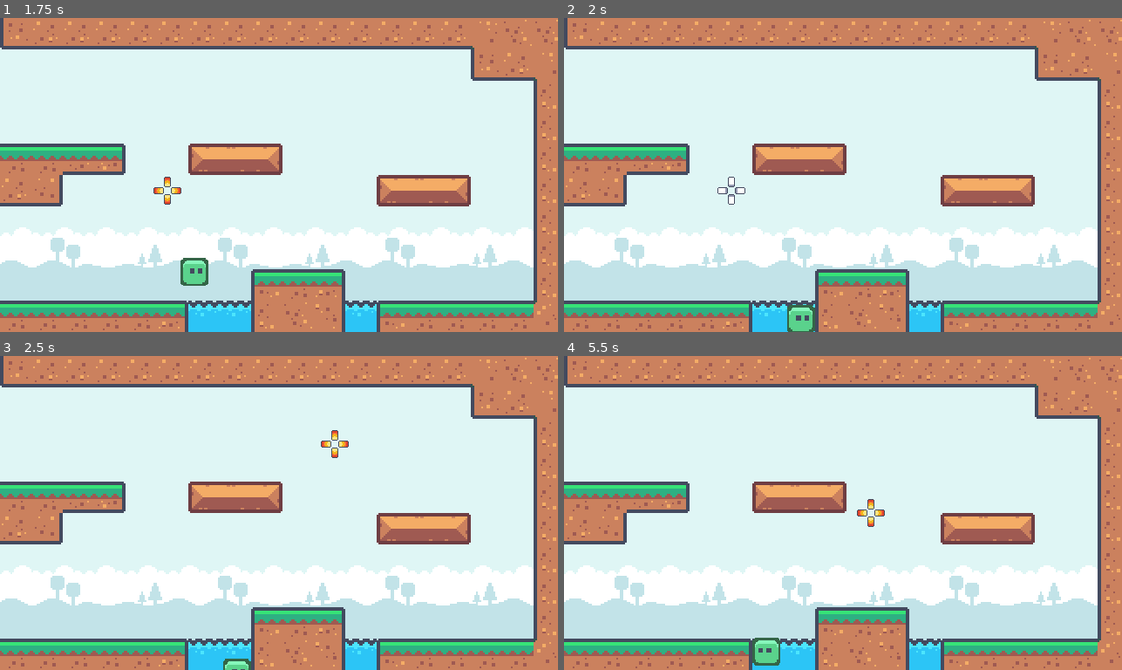
Above: before the commit, frames 1-4 (two rows, left to right).
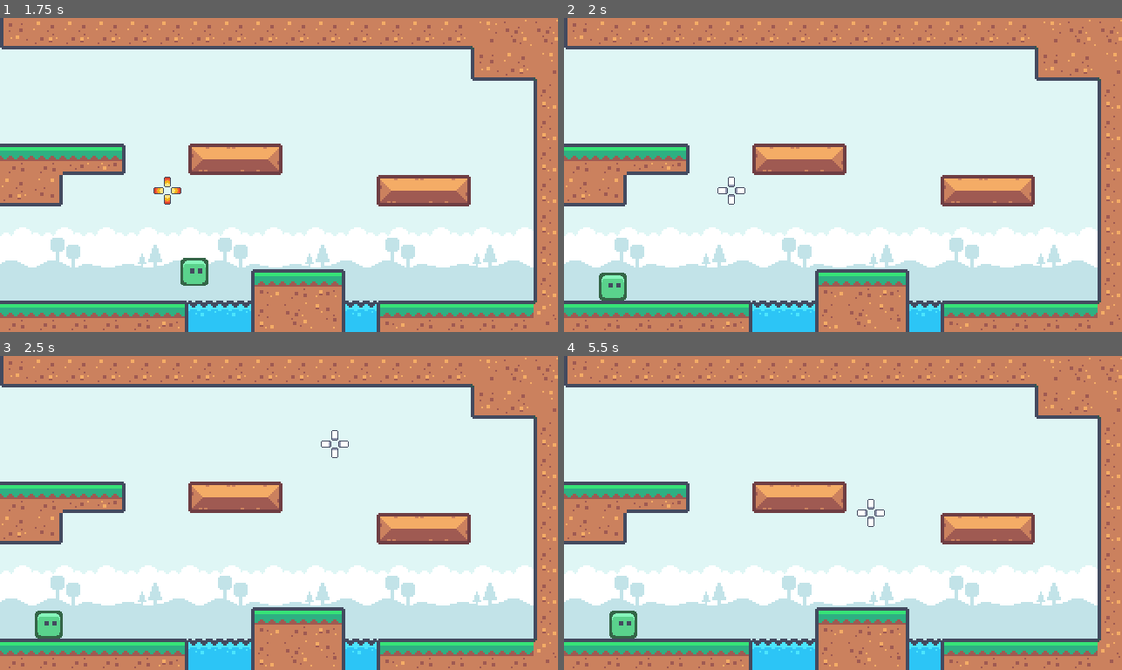
Above: after the commit, the same moments.

Repository: Gregorooooo02/Gelatinous-Jumper
Game: Godot game, scene res://World.tscn
The game is run twice, just before and just after one commit, with the same random seed, the same clock (stepped at 60 frames per second) and the same inputs.
Inputs (mouse positions are in pixels of both pictures, inside the frame that each line leads up to):
- Up to frame 1 (1.75 s): tap Enter at 0.5 s; move the mouse to (50, 149) at 0.52 s; press the mouse at (50, 149) at 0.53 s; tap Space at 1.25 s; move the mouse to (167, 190) at 1.27 s; release the mouse at (167, 190) at 1.28 s; click (167, 190) at 1.35 s
- Up to frame 2 (2 s): no input
- Up to frame 3 (2.5 s): move the mouse to (334, 443) at 2.02 s; press the mouse at (334, 443) at 2.03 s
- Up to frame 4 (5.5 s): move the mouse to (815, 575) at 2.77 s; release the mouse at (815, 575) at 2.78 s; click (815, 575) at 2.85 s; move the mouse to (1010, 560) at 3.52 s; press the mouse at (1010, 560) at 3.53 s; move the mouse to (675, 465) at 4.27 s; release the mouse at (675, 465) at 4.28 s; click (675, 465) at 4.35 s; move the mouse to (870, 513) at 5.02 s; press the mouse at (870, 513) at 5.03 s

Frame 1 is identical in both runs. In frame 2, 0.9% of the frame differs, in the area x 6-45%, y 81-100%; in frame 3, 0.7%; in frame 4, 1.0%, in the area x 8-58%, y 45-99%.

Commit message:
Created killer water and death

Diff:
--- /dev/null
+++ b/Scenes/Killing Objects/KillerWater.gd
@@ -0,0 +1,13 @@
+extends Area2D
+
+# Called when the node enters the scene tree for the first time.
+func _ready():
+	pass # Replace with function body.
+
+# Called every frame. 'delta' is the elapsed time since the previous frame.
+func _process(delta):
+	pass
+
+func _on_body_entered(body):
+	if body is Player:
+		get_tree().reload_current_scene();
--- /dev/null
+++ b/Scenes/Killing Objects/KillerWater.tscn
@@ -0,0 +1,18 @@
+[gd_scene load_steps=3 format=3 uid="uid://bum0r06ehf2yk"]
+
+[ext_resource type="Script" path="res://Scenes/Killing Objects/KillerWater.gd" id="1_1y73v"]
+[ext_resource type="Texture2D" uid="uid://bmbul56uftfw5" path="res://Textures/tilemap.png" id="2_0hbwv"]
+
+[node name="KillerWater" type="Area2D"]
+script = ExtResource("1_1y73v")
+
+[node name="Sprite2D" type="Sprite2D" parent="."]
+texture = ExtResource("2_0hbwv")
+region_enabled = true
+region_rect = Rect2(247, 38, 18, 18)
+
+[node name="CollisionPolygon2D" type="CollisionPolygon2D" parent="."]
+position = Vector2(-0.0713997, 0.160378)
+polygon = PackedVector2Array(-8.9286, -7.16038, -8.9286, 8.83962, 9.0714, 8.83962, 9.0714, -7.16038, 6.0714, -5.16038, 3.0714, -7.16038, 0.0713997, -5.16038, -2.9286, -7.16038, -5.9286, -5.16038)
+
+[connection signal="body_entered" from="." to="." method="_on_body_entered"]
--- a/Scenes/Player/Player.gd
+++ b/Scenes/Player/Player.gd
@@ -1,4 +1,5 @@
 extends CharacterBody2D;
+class_name Player;
 
 const JUMP_FORCE_MAX: int = 250;
 const JUMP_TIME_START: float = 0.1;
--- a/World.tscn
+++ b/World.tscn
@@ -1,13 +1,23 @@
-[gd_scene load_steps=3 format=3 uid="uid://fwnn56twd157"]
+[gd_scene load_steps=4 format=3 uid="uid://fwnn56twd157"]
 
 [ext_resource type="PackedScene" uid="uid://gtxqcnfsnfx0" path="res://Scenes/Player/Player.tscn" id="2"]
 [ext_resource type="PackedScene" uid="uid://c4plp2qkytvvd" path="res://Scenes/FirstLevel.tscn" id="2_asc81"]
+[ext_resource type="PackedScene" uid="uid://bum0r06ehf2yk" path="res://Scenes/Killing Objects/KillerWater.tscn" id="3_hwwk5"]
 
 [node name="World" type="Node2D"]
 
 [node name="Player" parent="." instance=ExtResource("2")]
-position = Vector2(32, 152)
+position = Vector2(32, 149)
 slide_on_ceiling = false
 safe_margin = 0.1
 
 [node name="Level Tiles" parent="." instance=ExtResource("2_asc81")]
+
+[node name="KillerWater" parent="." instance=ExtResource("3_hwwk5")]
+position = Vector2(117, 171)
+
+[node name="KillerWater2" parent="." instance=ExtResource("3_hwwk5")]
+position = Vector2(135, 171)
+
+[node name="KillerWater3" parent="." instance=ExtResource("3_hwwk5")]
+position = Vector2(207, 171)
